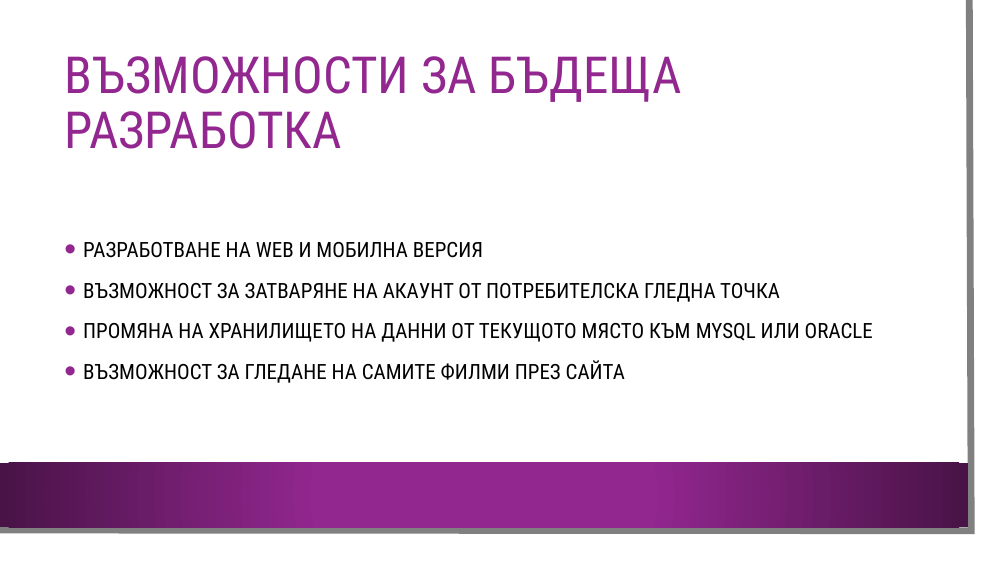
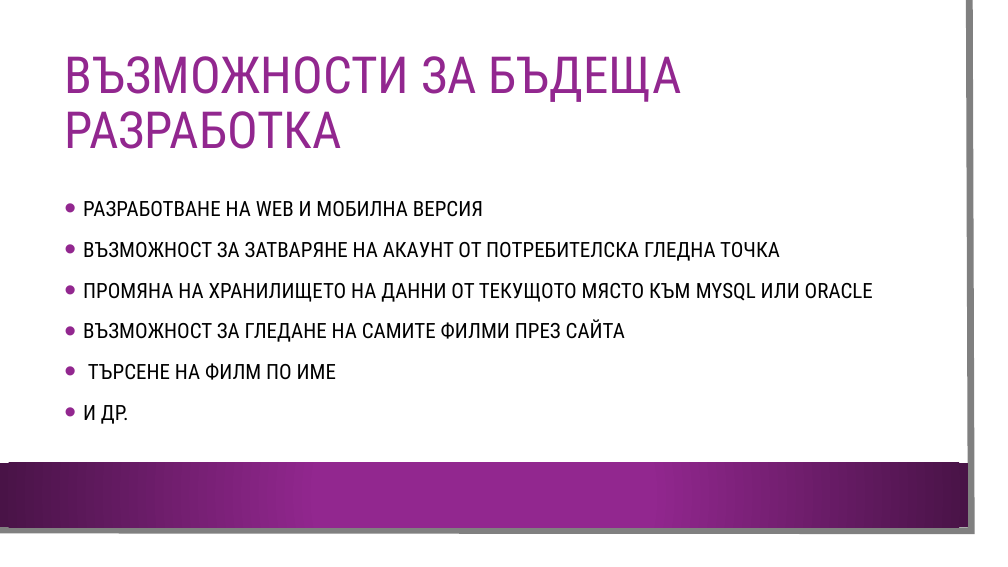
Before and after one commit to RadoslavKolev/DreamMovie, a slide deck: slide 16 of Документация/Презентация - Dream Movie.pptx. Drawn at 1008x567 pixels with LibreOffice and Linux fonts; fonts in the diff are those of the drawing; background and template pictures are left out. Boxes give left, top, right and bottom in pixels: in the first picture for what was removed or moved away, otherwise in the second. Text is boxed around its words. In the diff, an @@ line names an element or a change of style, - is before the commit and + after.

```diff
--- a/Документация/Презентация - Dream Movie.pptx
+++ b/Документация/Презентация - Dream Movie.pptx
@@ text at [83,363,336,424]: paragraphs added @@
+• ТЪРСЕНЕ НА ФИЛМ ПО ИМЕ
+• И ДР.
```
Also in this commit, not shown: 2 other slides changed.
